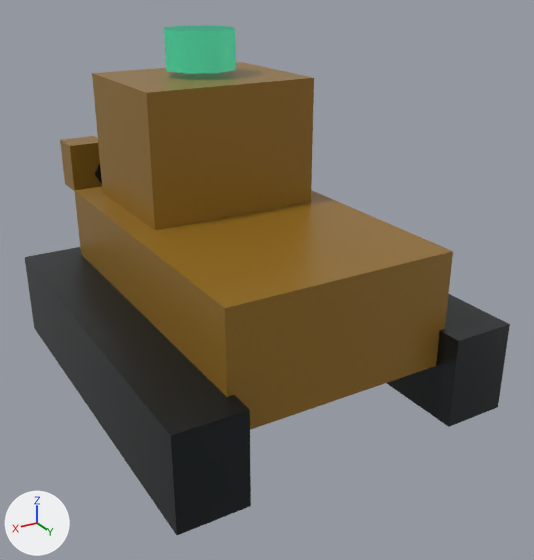
What one commit did to the glTF model public/assets/models/harvester.glb.
Rendered twice from a camera (50 mm lens) standing at (1.049, 1.902, 1.346) and looking at (-0.092, 0.0, 0.395). Lighting does not change. The marker at lower left points along +X, +Y and +Z. The picture after the commit comes second. Where no turn or scale is listed for an object, it has been applied to the vertices.

Script lines for the objects in view, before the commit:
```python
me_mesh_10 = bpy.data.meshes.new('Mesh_10')
me_mesh_10.from_pydata(...)  # 20 vertices, 32 faces; spans x -0.115..0.115, y -0.115..0.115, z -0.06..0.06
me_mesh_10.materials.append(mat_working_light)  # green #20bc7a, glowing green #3f8970
me_mesh_2 = bpy.data.meshes.new('Mesh_2')
me_mesh_2.from_pydata(...)  # a box spanning x -0.1..0.1, y -0.625..0.625, z -0.14..0.14
me_mesh_2.materials.append(mat_harvester_tracks)  # black #0f181a
me_mesh_3 = bpy.data.meshes.new('Mesh_3')
me_mesh_3.from_pydata(...)  # a box spanning x -0.1..0.1, y -0.625..0.625, z -0.14..0.14
me_mesh_3.materials.append(mat_harvester_tracks)  # black #0f181a
ob_harvester_harvester_left_track = bpy.data.objects.new('harvester-harvester-left-track', me_mesh_2)
ob_harvester_harvester_left_track.location = (0.43, 0.0, 0.25)
ob_harvester_harvester_right_track = bpy.data.objects.new('harvester-harvester-right-track', me_mesh_3)
ob_harvester_harvester_right_track.location = (-0.43, 0.0, 0.25)
ob_working_signal = bpy.data.objects.new('working-signal', me_mesh_10)
ob_working_signal.location = (0.0, -0.25, 1.1)
# also in view: 'harvester-harvester-chassis' at (0.0, 0.0, 0.45); 'harvester-harvester-cab' at (0.0, -0.25, 0.82); 'harvester-drill-tooth-2' at (0.23, -0.8, 0.65)
```
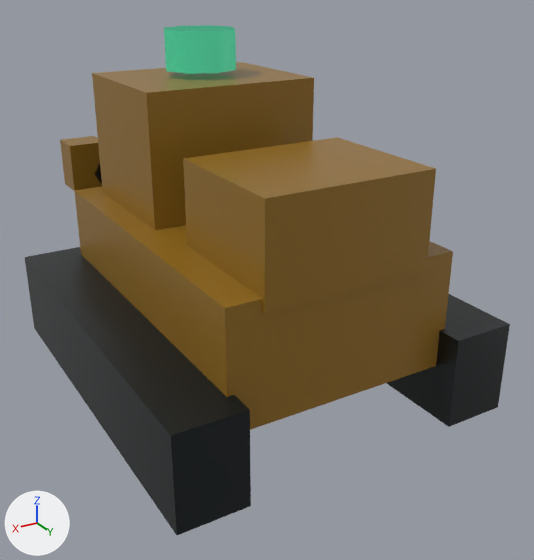
What differs and where, as boxes [x1, y1, x2, y2] in the pictures (534 x 560 px):
'harvester-hopper', added (brown)
    after: [183, 137, 436, 314]

The change in detail:
Mesh me_mesh_11 is new.
It is a box spanning x -0.25..0.25, y -0.21..0.21, z -0.14..0.14.
It uses material mat_harvester_steel (brown #926c20).
Object 'harvester-hopper' (ob_harvester_hopper) is new; it shows me_mesh_11.
Its location is (0.0, 0.35, 0.73).
